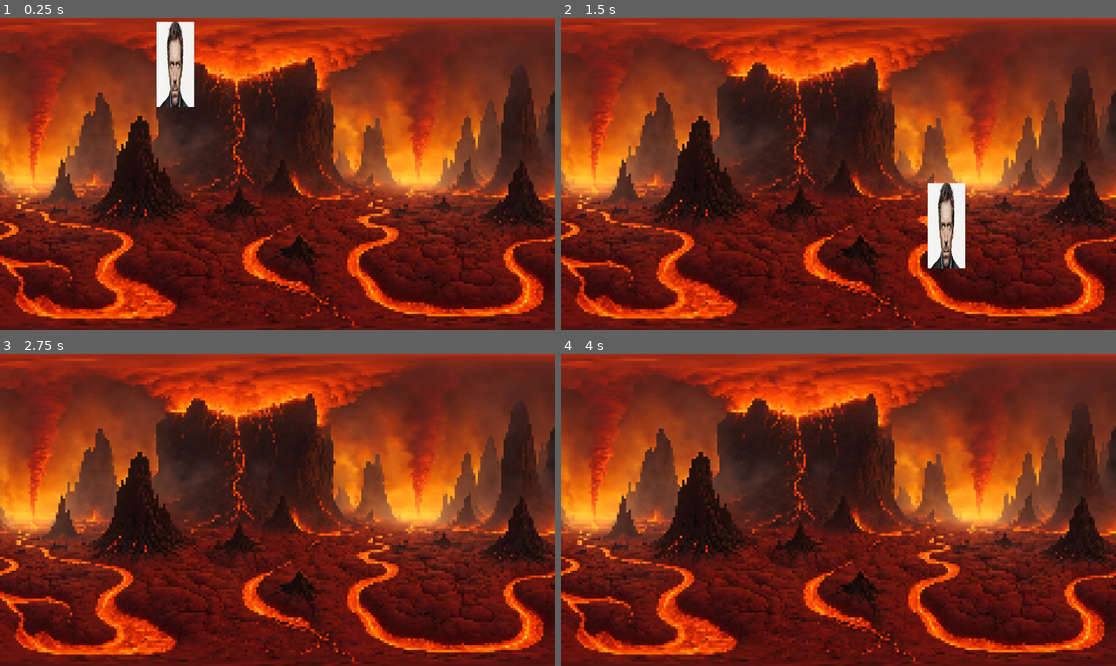
Above: before the commit, frames 1-4 (two rows, left to right).
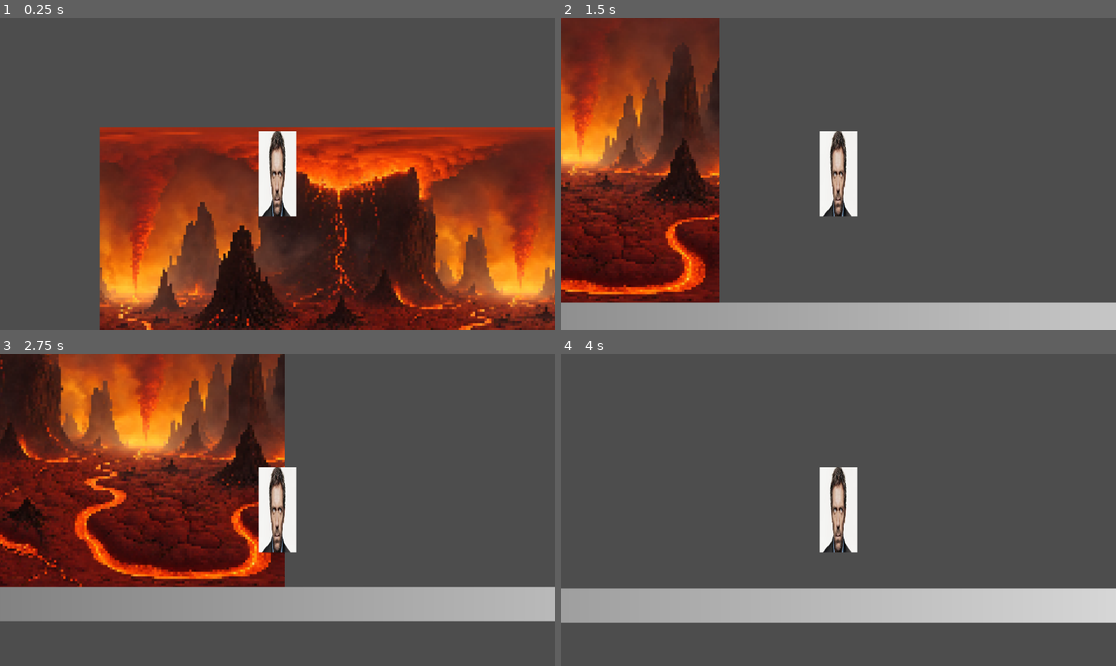
Above: after the commit, the same moments.

Repository: ConnerGordon/final-jam
Game: Godot game, scene res://folder base/mainscene.tscn
Two runs of this game, one before a commit and one after it. Both use one fixed random seed, a clock stepped at 60 frames per second and the inputs below.
Inputs (mouse positions are in pixels of both pictures, inside the frame that each line leads up to):
- Up to frame 1 (0.25 s): no input
- Up to frame 2 (1.5 s): move the mouse to (960, 158) at 0.52 s; hold D (moveright) from 0.53 s (still down); tap Shift (dash) at 0.6 s; tap Space (jump) at 0.77, 0.8, 1.07, 1.35 s; move the mouse to (727, 189) at 1.27 s
- Up to frame 3 (2.75 s): tap Space (jump) at 1.52, 1.82, 2.3 s; tap Shift (dash) at 1.55, 2.1 s; move the mouse to (333, 441) at 2.02 s; release D (moveright) at 2.03 s; hold A (moveleft) from 2.03 s (still down)
- Up to frame 4 (4 s): move the mouse to (810, 572) at 2.77 s; release A (moveleft) at 2.78 s; hold D (moveright) from 2.78 s (still down); click (810, 572) at 2.85 s; tap Space (jump) at 3.02, 3.32, 3.77, 3.8 s; tap Shift (dash) at 3.05, 3.6 s; move the mouse to (1005, 556) at 3.52 s

The runs differ from the first frame. In frame 1, 92% of the frame differs, in the area x 0-100%, y 0-100%; in frame 2, 91%; in frame 3, 92%; in frame 4, 100%.

Commit message:
math and functions arent functioning

Diff:
--- a/folder base/mainscene.tscn
+++ b/folder base/mainscene.tscn
@@ -6,7 +6,12 @@
 [sub_resource type="PhysicsMaterial" id="PhysicsMaterial_xwcau"]
 
 [sub_resource type="RectangleShape2D" id="RectangleShape2D_kgh7c"]
-size = Vector2(1149, 47)
+size = Vector2(5346, 55.5)
+
+[sub_resource type="Gradient" id="Gradient_xwcau"]
+
+[sub_resource type="GradientTexture2D" id="GradientTexture2D_kgh7c"]
+gradient = SubResource("Gradient_xwcau")
 
 [node name="main" type="Node2D" unique_id=48686554]
 
@@ -22,7 +27,13 @@
 physics_material_override = SubResource("PhysicsMaterial_xwcau")
 
 [node name="CollisionShape2D" type="CollisionShape2D" parent="StaticBody2D" unique_id=1528174179]
+position = Vector2(-61, 4.25)
 shape = SubResource("RectangleShape2D_kgh7c")
+
+[node name="Sprite2D" type="Sprite2D" parent="StaticBody2D" unique_id=269859940]
+position = Vector2(-63, 3.5)
+scale = Vector2(83.59374, 1.109375)
+texture = SubResource("GradientTexture2D_kgh7c")
 
 [node name="CharacterBody2D" parent="." unique_id=103378180 instance=ExtResource("2_xwcau")]
 position = Vector2(364, 68)
--- a/player/player.gd
+++ b/player/player.gd
@@ -1,14 +1,20 @@
 extends CharacterBody2D
 
 
-var SPEED = 300.0
+var SPEED = 400.0
 const JUMP_VELOCITY = -400.0
 
 enum state {idle,moving,attacking,dashing,dashattacking, jumping, airattacking,falling}
 
+enum airbornstate{grounded, falling}
+
 var current : state = state.idle
-var dashtimer := 20.0
+var aircurrent: airbornstate = airbornstate.falling
+var dashtimer := 40.0
 var dtb:= dashtimer
+var airdash := true
+
+
 
 var prevdir := 1.0
 
@@ -17,8 +23,11 @@
 func _physics_process(delta: float) -> void:
 	# Add the gravity.
 	if not is_on_floor():
-		current = state.falling
-
+		velocity += get_gravity() * delta
+		aircurrent = airbornstate.falling
+	if is_on_floor():
+		airdash = true
+		aircurrent = airbornstate.grounded
 
 
 
@@ -26,84 +35,94 @@
 
 	match current:
 		state.moving:
+			print("move")
 			velocity.x = direction * SPEED
-			prevdir = direction
+			if prevdir != 0:
+				prevdir = direction
 		state.dashing:
+			#print("dash")
 			velocity.x = prevdir * SPEED * 4
 			dashtimer -= delta* 100
+			#print(dashtimer)
+			print(prevdir)
 			velocity.y = 0
 			if dashtimer > dtb/20:
 				if Input.is_action_just_pressed("swing"):
 					current = state.dashattacking
 			if dashtimer <= 0:
-				current= state.idle
+				if aircurrent == airbornstate.falling:
+					current = state.falling
+				else:
+					current= state.idle
 				dashtimer = dtb
+		state.jumping:
+			#print("jump")
+			aircurrent = airbornstate.falling
+			if is_on_floor():
+				velocity.y -= 500
+			if velocity.y < 0:
+				current = state.falling
+		state.dashattacking:
+			current = state.idle
+		state.falling:
+			#print("falling")
+			var accel = direction * SPEED * delta*10
+			if momentconserv(accel):
+				velocity.x += accel
+
+			if direction != 0:
+				prevdir = direction
+			if is_on_floor():
+				current = state.idle
+		_:
+			#print("idle/default")
+			dashtimer = dtb
+			SPEED= 300.0
+			velocity.x = move_toward(velocity.x, 0, SPEED)
 
 
+	match aircurrent:
 
-		state.jumping:
-
-			if is_on_floor():
-
-				velocity.y -= 500
+		airbornstate.grounded:
+			if current != state.dashing:
+				if direction != 0:
+					current = state.moving
+			if Input.is_action_just_pressed("dash"):
+				current = state.dashing
 
 
+			if Input.is_action_just_pressed("jump"):
+				current = state.jumping
+				aircurrent = airbornstate.falling
 
-		state.dashattacking:
-			current = state.idle
+			if Input.is_action_pressed("movementkeys") == false:
 
-		state.falling:
-
-			velocity += get_gravity() * delta
-			var accel = direction * SPEED * delta*5
-			if momentcancel(accel):
-				velocity.x = clampf(velocity.x,-SPEED/1.5,SPEED/1.5)
-			else:
-				velocity.x += accel
+				current = state.idle
 
 
-
-			if is_on_floor():
-				current = state.idle
+		airbornstate.falling:
+			if Input.is_action_just_pressed("dash"):
+				if airdash:
+					current = state.dashing
+					airdash= !airdash
+			if dashtimer != dtb && Input.is_action_pressed("movementkeys") == false:
+				current = state.falling
 
 
 
 
 
 
-		_:
-			dashtimer = 20.0
-			SPEED= 300.0
-			velocity.x = move_toward(velocity.x, 0, SPEED)
-
-
-
-
-	if Input.is_action_just_pressed("dash"):
-		current = state.dashing
-
-
-	if Input.is_action_just_pressed("jump"):
-		current = state.jumping
-
-
-	if current == state.idle:
-		if direction != 0:
-			current = state.moving
-
-
-
-
-
-		if Input.is_action_pressed("movementkeys") == false:
-			current = state.idle
-
-	#print(current)
+	##print("playerint state: 	"+ str(current))
+	##print("airborne:	 " +str(aircurrent))
 	move_and_slide()
 
 
 
-func momentcancel(acc: float)-> bool:
-	if abs(velocity.x) + abs(acc) > SPEED/1.5 && abs(velocity.x) < SPEED/1.5:
+func momentconserv(acc: float)-> bool:
+	##print("vel:" + str(velocity.x))
+	##print("acc:" + str(acc))
+	##print(SPEED/1.5)
+	if abs(velocity.x + acc) < SPEED/1.5 || abs(velocity.x + acc) < abs(velocity.x):
 		return true
 	return false
--- a/player/player.tscn
+++ b/player/player.tscn
@@ -32,3 +32,5 @@
 [node name="CollisionShape2D" type="CollisionShape2D" parent="." unique_id=4017699]
 position = Vector2(-0.5, 0)
 shape = SubResource("RectangleShape2D_i3pqv")
+
+[node name="Camera2D" type="Camera2D" parent="." unique_id=1901643446]
